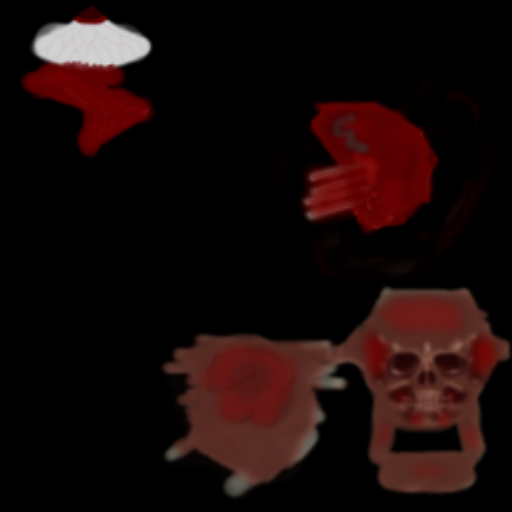
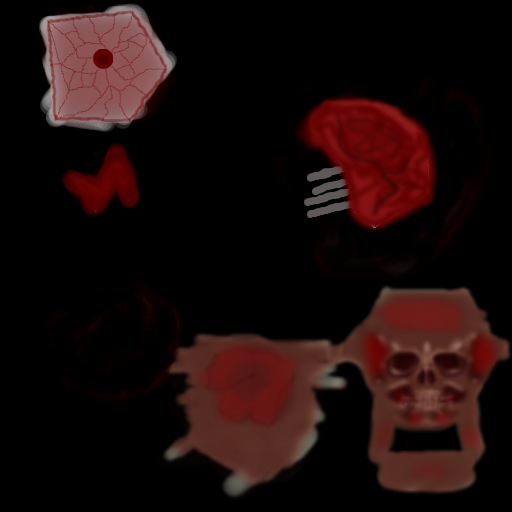
Comparing the layer stacks of the two 512 × 512 images. Changes:
renamed "Pasted Layer" to "Pasted Layer#1", painted on it over <box>19,3,512,499</box>
painted on "Background" over <box>27,6,172,392</box>
